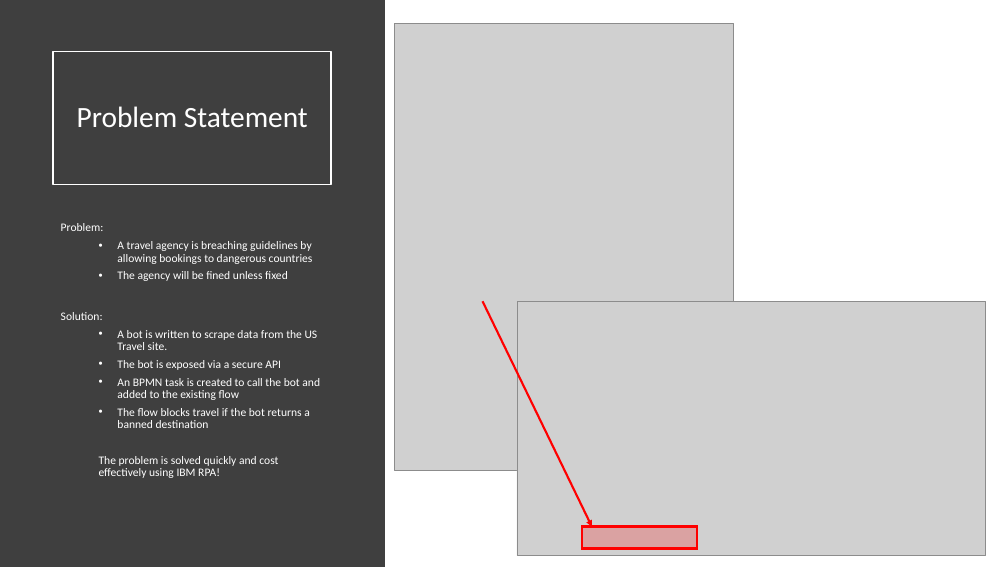
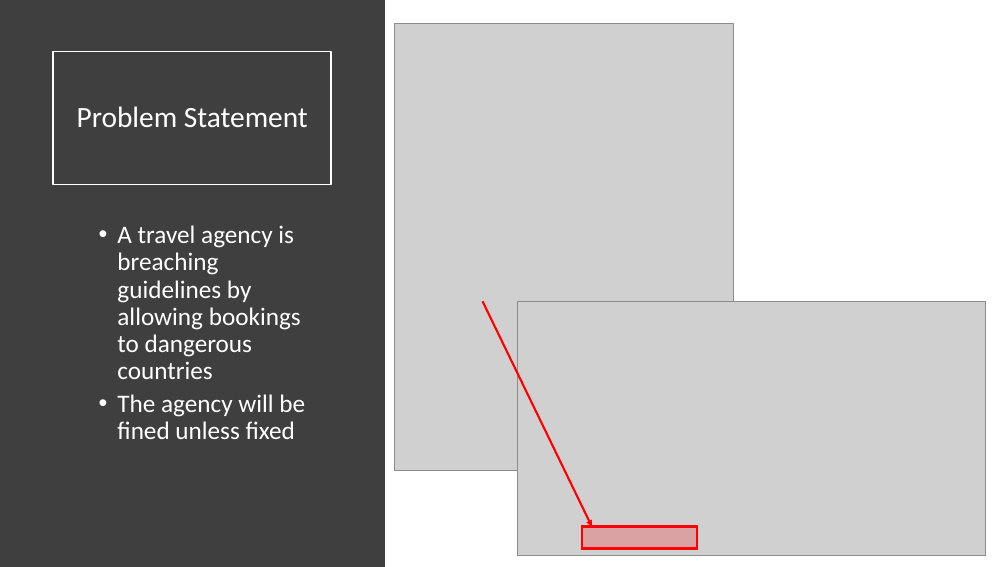
Before and after one commit to ncrowther/travelBooking, a slide deck: slide 2 of basic/docs/AutomationRecipes Bot Orchestration with IBM RPA and PAM.pptx. Drawn at 1008x567 pixels with LibreOffice and Linux fonts; fonts in the diff are those of the drawing; grey boxes stand for pictures. Boxes give left, top, right and bottom in pixels: in the first picture for what was removed or moved away, otherwise in the second. Text is boxed around its words. In the diff, an @@ line names an element or a change of style, - is before the commit and + after.

Commit message:
Update ppt

```diff
--- a/basic/docs/AutomationRecipes Bot Orchestration with IBM RPA and PAM.pptx
+++ b/basic/docs/AutomationRecipes Bot Orchestration with IBM RPA and PAM.pptx
@@ text "A travel agency is breaching ..." at (117, 225, 305, 439): size 11 to 24 pt @@
@@ text at (61, 223, 104, 231): paragraph removed @@
-Problem:
@@ text at (99, 330, 320, 478): paragraphs removed @@
-Solution:
-  • A bot is written to scrape data from the US Travel site.
-  • The bot is exposed via a secure API
-  • An BPMN task is created to call the bot and added to the existing flow
-  • The flow blocks travel if the bot returns a banned destination
-  The problem is solved quickly and cost effectively using IBM RPA!
```
Also in this commit, not shown: 1 other slide changed, 1 slide added.
